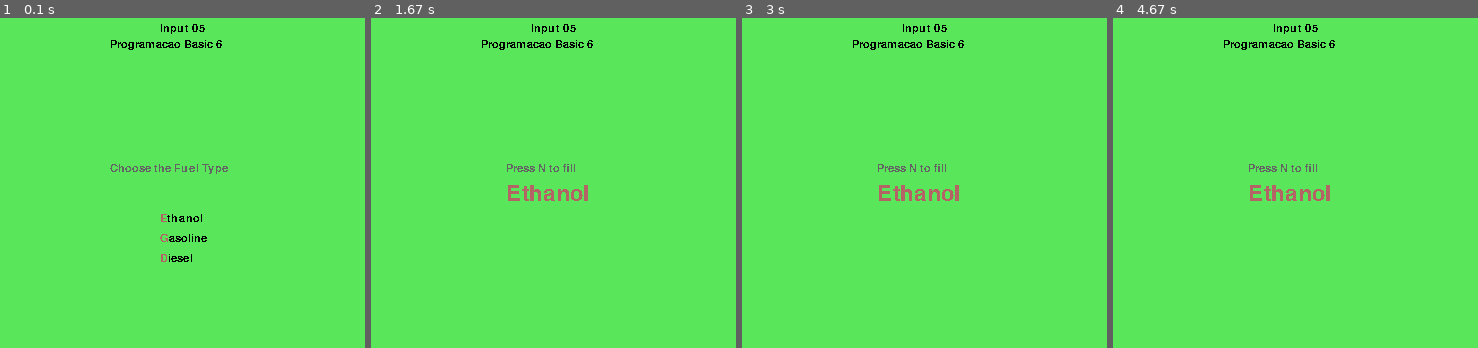
Above: before the commit, frames 1-4 (left to right).
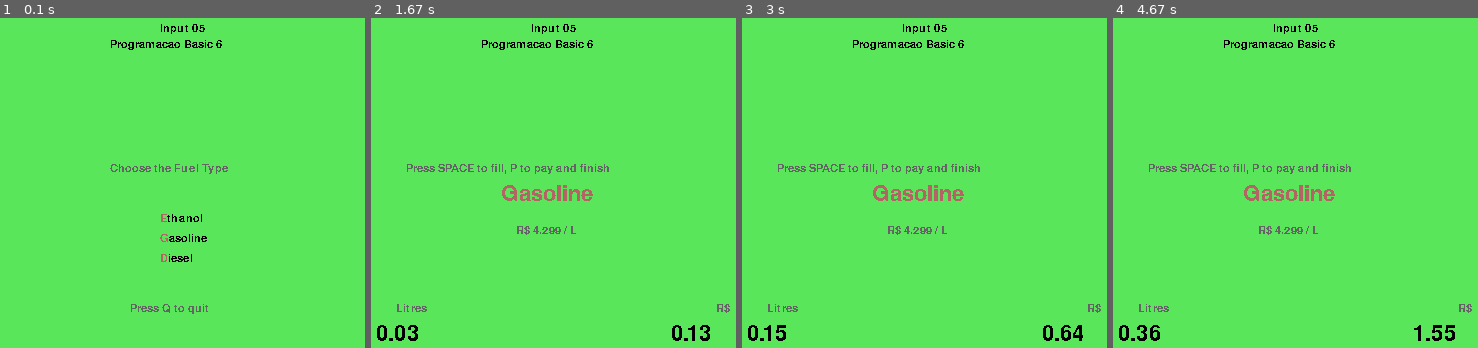
Above: after the commit, the same moments.

Repository: rodrigodub/Output
Game: pygame game, started from ProgramacaoBasic/Input05PB06_b.py
Two runs of this game, one before a commit and one after it. Both use one fixed random seed, a clock stepped at 60 frames per second and the inputs below.
Inputs:
- Up to frame 1 (0.1 s): no input
- Up to frame 2 (1.67 s): tap E at 0.33 s; hold P 0.67-1.13 s; tap G at 1.17 s; tap Space at 1.5 s
- Up to frame 3 (3 s): tap Space at 1.9, 2.2, 2.4, 2.73 s
- Up to frame 4 (4.67 s): tap Space at 3.03, 3.23, 3.53, 3.8, 4.13, 4.43, 4.57 s

The runs differ from the first frame. In frame 1, 0.2% of the frame differs, in the area x 35-57%, y 86-90%; in frame 2, 1.8%; in frame 3, 1.8%; in frame 4, 1.8%, in the area x 1-99%, y 44-98%.

Commit message:
PB6: Service Station OK
v2.099

Diff:
--- a/ProgramacaoBasic/Input05PB06_b.py
+++ b/ProgramacaoBasic/Input05PB06_b.py
@@ -6,10 +6,16 @@
 # Usage:
 # > python3 Input05PB06_b.py
 #
-# v2.098
+# v2.099
 # 20180121
 #################################################
 __author__ = 'Rodrigo Nobrega'
+
+# global variables
+# prices in R$, Jan 2018
+ETH = 3.199
+GAS = 4.299
+DIE = 3.699
 
 
 # import
@@ -65,24 +71,61 @@
     def __init__(self):
         self.option = ''
         self.type = ['Ethanol', 'Gasoline', 'Diesel']
+        self.coords = [262, 255, 275]
+        self.position = 0
+        self.price = 0
 
     def select(self):
         keys = pygame.key.get_pressed()
         if keys[K_e]:
             self.option = self.type[0]
+            self.position = self.coords[0]
+            self.price = ETH
         if keys[K_g]:
             self.option = self.type[1]
+            self.position = self.coords[1]
+            self.price = GAS
         if keys[K_d]:
             self.option = self.type[2]
-
+            self.position = self.coords[2]
+            self.price = DIE
 
 
 # tank fill
+class Fill(object):
+    """Fill the tank"""
+    def __init__(self):
+        self.volume = 0
+
+    def press(self):
+        keys = pygame.key.get_pressed()
+        if self.volume <= 70:
+            if keys[K_SPACE]:
+                self.volume += 0.01
+
+
+# event loop MAIN
+def eventloopmain(scr, fnt1, fnt2, opt, pmp):
+    # arguments: scr=screen, fntn=font, opt=fuel option, pmp=pump
+    a = 1
+    while a == 1:
+        # quit gracefully
+        for event in pygame.event.get():
+            if event.type == pygame.QUIT or pygame.key.get_pressed()[K_q]:
+                sys.exit()
+        # switch between event loops
+        if opt.option == '':
+            # choose fuel
+            eventloop1(scr, fnt1, opt)
+        else:
+            # fill tank
+            eventloop2(scr, fnt1, fnt2, opt, pmp)
 
 
 # event loop CHOICE
 def eventloop1(scr, fnt, opt):
     # arguments: scr=screen, fnt=font, opt=fuel option
+    scr.area.blit(scr.image, (0, 0))
     a = 1
     while a == 1:
         # quit gracefully
@@ -99,6 +142,7 @@
         scr.area.blit(writetext(fnt, opt.type[1][0], (180, 100, 100)), (285, 220))
         scr.area.blit(writetext(fnt, opt.type[2], (0, 0, 0)), (285, 240))
         scr.area.blit(writetext(fnt, opt.type[2][0], (180, 100, 100)), (285, 240))
+        scr.area.blit(writetext(fnt, 'Press Q to quit', (100, 100, 100)), (255, 290))
         # check option
         opt.select()
         if opt.option != '':
@@ -108,10 +152,10 @@
 
 
 # event loop TANK FILL
-def eventloop2(scr, fnt1, fnt2, opt):
-    # arguments: scr=screen, fntn=font, opt=fuel option
+def eventloop2(scr, fnt1, fnt2, opt, pmp):
+    # arguments: scr=screen, fntn=font, opt=fuel option, pmp=pump
     # clear screen (part of it)
-    scr.area.blit(scr.image, (230, 145, 180, 115), (230, 145, 180, 115))
+    scr.area.blit(scr.image, (230, 145, 180, 165), (230, 145, 180, 165))
     a = 1
     while a == 1:
         # quit gracefully
@@ -119,8 +163,26 @@
             if event.type == pygame.QUIT or pygame.key.get_pressed()[K_q]:
                 sys.exit()
         # write text
-        scr.area.blit(writetext(fnt1, 'Press N to fill', (100, 100, 100)), (260, 150))
-        scr.area.blit(writetext(fnt2, '{}'.format(opt.option), (180, 100, 100)), (260, 170))
+        scr.area.blit(writetext(fnt1, 'Press SPACE to fill, P to pay and finish', (100, 100, 100)), (160, 150))
+        scr.area.blit(writetext(fnt2, '{}'.format(opt.option), (180, 100, 100)), (opt.position, 170))
+        scr.area.blit(writetext(fnt1, 'R$ {} / L'.format(opt.price), (100, 100, 100)), (270, 212))
+        # volume and price
+        scr.area.blit(writetext(fnt1, 'Litres', (100, 100, 100)), (150, 290))
+        scr.area.blit(writetext(fnt1, 'R$', (100, 100, 100)), (470, 290))
+        # fill tank
+        pmp.press()
+        # number of litres
+        scr.area.blit(scr.image, (100, 310, 140, 40), (100, 310, 140, 40))
+        scr.area.blit(writetext(fnt2, '{}'.format(round(pmp.volume, 3)), (0, 0, 0)), (130, 310))
+        # value in Real
+        scr.area.blit(scr.image, (410, 310, 140, 40), (410, 310, 140, 40))
+        scr.area.blit(writetext(fnt2, '{}'.format(round(pmp.volume * opt.price, 2)), (0, 0, 0)), (425, 310))
+        # tests payment
+        if pygame.key.get_pressed()[K_p]:
+            # initialise volume, clear option, exist loop
+            pmp.volume = 0
+            opt.option = ''
+            a = 0
         # refresh display
         pygame.display.update()
 
@@ -134,14 +196,13 @@
     font1 = pygame.font.Font('./fonts/Chicago Normal.ttf', 16)
     font2 = pygame.font.Font('./fonts/Chicago Normal.ttf', 32)
     # start the display
-    # screen = Setupscreen()
     screen = Setupscreen('background green 640x480.png')
-    #create choice
+    # create choice
     option = Choice()
-    # starts the event loop CHOICE
-    eventloop1(screen, font1, option)
-    # starts the event loop TANK FILL
-    eventloop2(screen, font1, font2, option)
+    # turn on pump
+    pump = Fill()
+    # starts the event loop MAIN
+    eventloopmain(screen, font1, font2, option, pump)
 
 
 # execute main
